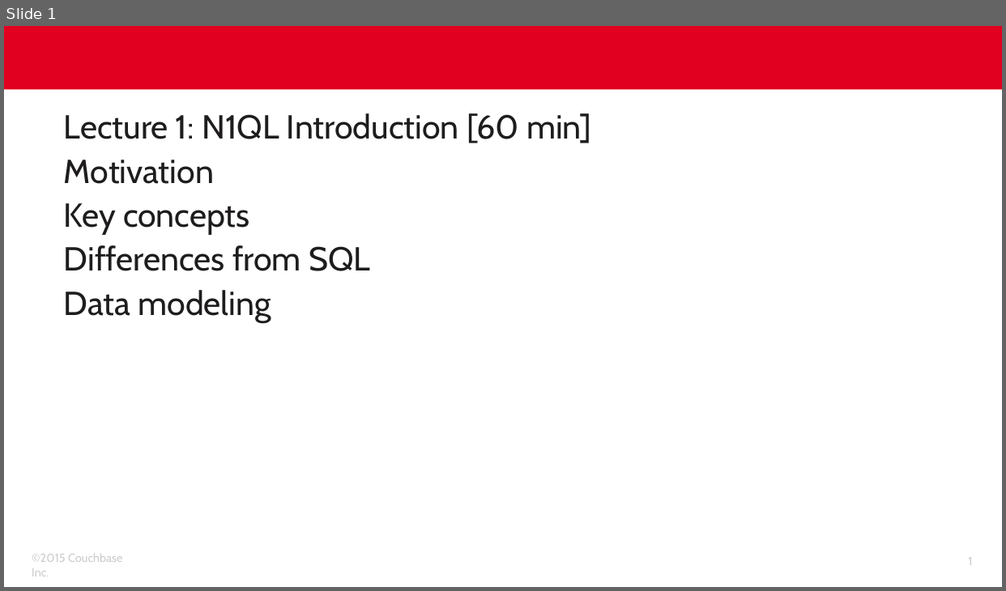
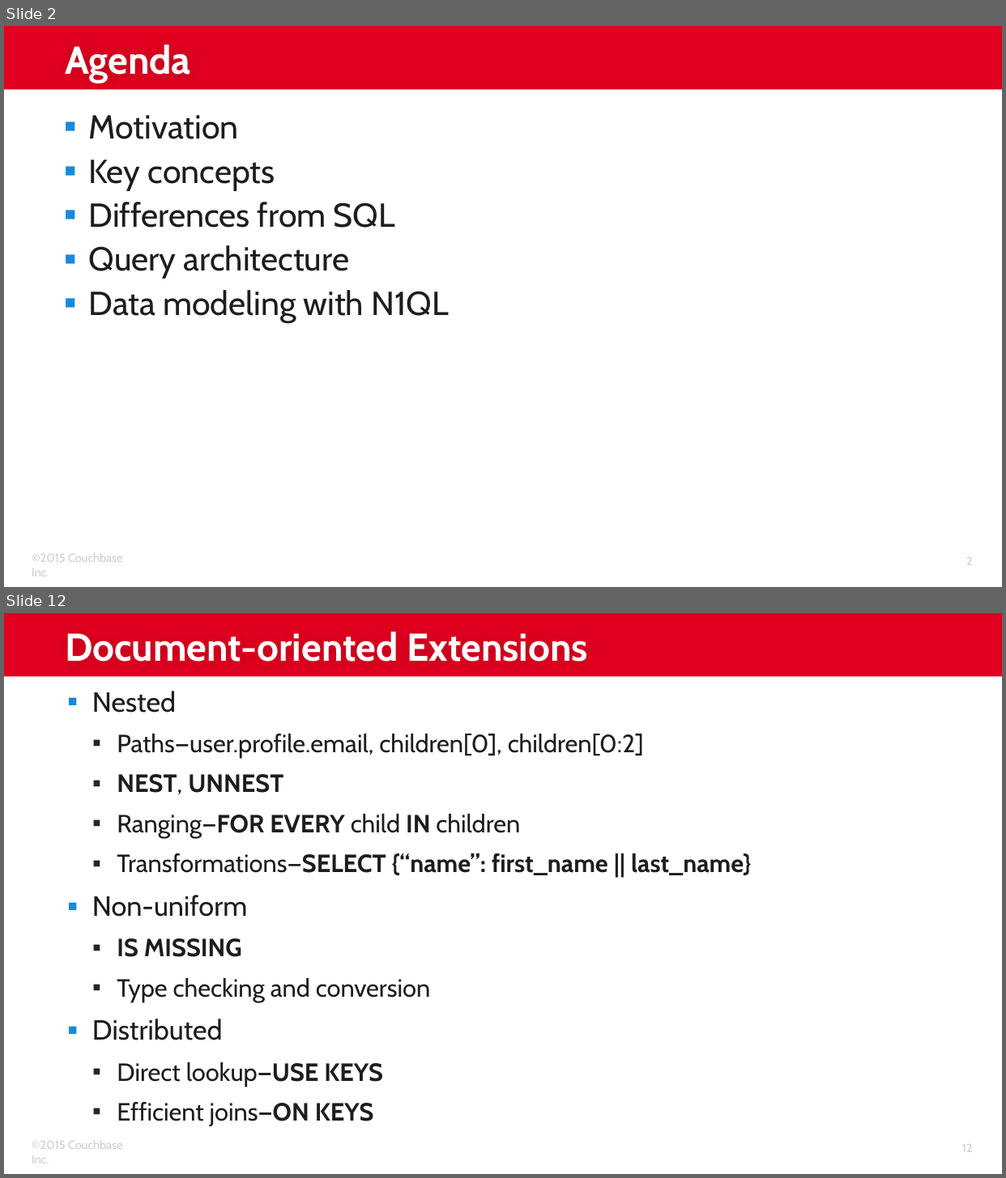
Before and after one commit to subalakr/workshop, a slide deck: server/presentations/Lec-03_N1QL_Introduction.pptx. Shown one above the other, each under a label of ours: slide 1 before the commit, slides 2 and 12 after it; the slides between them are not shown. The pictures are 1006x591 and 1006x1178 pixels, drawn with LibreOffice and Linux fonts; fonts in the diff are those of the drawing; background and template pictures are left out. Boxes give left, top, right and bottom in pixels: in the first picture for what was removed or moved away, otherwise in the second. Text is boxed around its words. In the diff, an @@ line names an element or a change of style, - is before the commit and + after.

```diff
--- a/server/presentations/Lec-03_N1QL_Introduction.pptx
+++ b/server/presentations/Lec-03_N1QL_Introduction.pptx
@@ slide 12 added at <box>4,613,1002,1174</box>, background #FFFFFF; not listed: 3 template elements that a slide beside it also shows @@
@@ title added at <box>65,632,588,662</box>, 28 pt, text #FFFFFF, bold @@
+Document-oriented Extensions
@@ text added at <box>92,691,751,1127</box>, 18 pt, text #1E1C1C @@
+▪ Nested
+  ▪ Paths—user.profile.email, children[0], children[0:2]
+  ▪ NEST, UNNEST
+  ▪ Ranging—FOR EVERY child IN children
+  ▪ Transformations—SELECT {“name”: first_name || last_name}
+▪ Non-uniform
+  ▪ IS MISSING
+  ▪ Type checking and conversion
+▪ Distributed
+  ▪ Direct lookup—USE KEYS
+  ▪ Efficient joins—ON KEYS
@@ what was slide 1 is now slide 2 @@
@@ slide 2 changed as well @@
@@ title added at <box>65,45,191,83</box>, 28 pt, text #FFFFFF, bold @@
+Agenda
@@ text at <box>64,113,591,143</box>: paragraph removed @@
-Lecture 1: N1QL Introduction [60 min]
@@ text at <box>89,115,395,228</box>: bullet none to ▪ @@
@@ text at <box>89,246,450,323</box>: text changed @@
-Data modeling
+▪ Query architecture
+▪ Data modeling with N1QL
@@ page number at <box>966,557,973,565</box>: text changed @@
-1
+2
```
Also in this commit, not shown: 27 other slides added, 13 slides removed.
